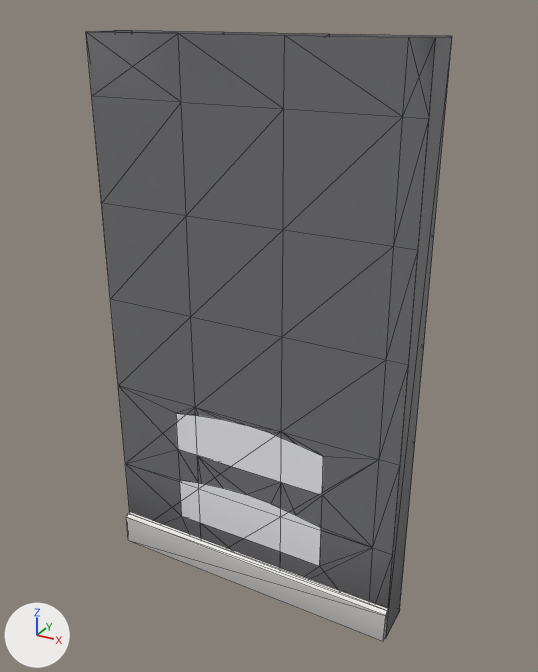
One commit to the glTF model assets/models/crypt/kit/grav/grav_vegg_b.glb: the scene before it, then after it.
Before and after are seen from a 50 mm camera at (3.29, -5.91, 5.74) aimed at (0.11, -0.13, 2.84). Arrows for +X, +Y and +Z are at lower left; the lights stay in place. The picture after the commit comes second. Mesh edges are drawn as thin lines. Vertices at exactly the same position are counted once.

The first picture shows 'far', 'grav_vegg_b'.
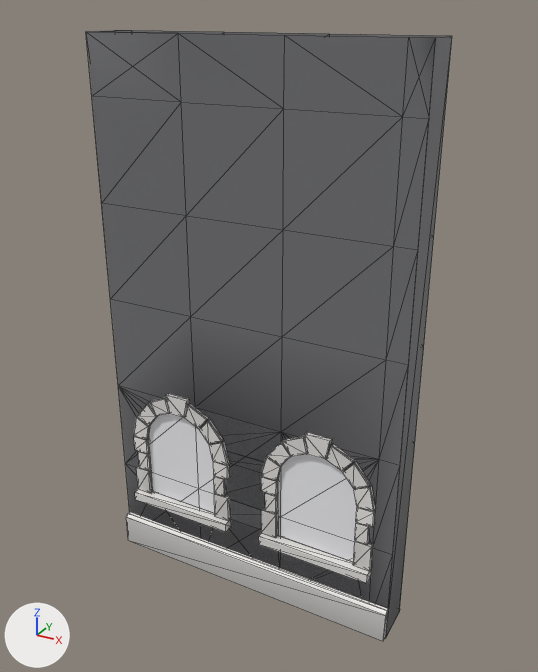
Where the change shows, as pixel boxes (x1, y1, x2, y2) in the pictures (538 x 672 px):
part 1 of me_grav_vegg_b, built on
    before: (118, 386, 379, 568)
    after: (118, 386, 379, 584)
part 2 of me_grav_vegg_b, recoloured
    both: (132, 351, 382, 601)

Patch to the scene script:
```diff
--- a/assets/models/crypt/kit/grav/grav_vegg_b.glb.py
+++ b/assets/models/crypt/kit/grav/grav_vegg_b.glb.py
@@ mat_layer_crypt_wall_niche @@
+mat_layer_crypt_wall_niche = bpy.data.materials.new('layer_crypt_wall.niche')
+# nodes: BsdfPrincipled, Mix, OutputMaterial, VertexColor
+# colours: grey #adacb1, mixed with the vertex colours
@@ mat_layer_plaster_old_mortar @@
+mat_layer_plaster_old_mortar = bpy.data.materials.new('layer_plaster_old.mortar')
+# nodes: BsdfPrincipled, Mix, OutputMaterial, VertexColor
+# colours: grey #8b8986, mixed with the vertex colours
@@ me_grav_vegg_b @@
 # used by ob_grav_vegg_b; location = (0.0, 0.0, 0.0)
-me_grav_vegg_b.from_pydata(...)  # 152 vertices, 226 faces; spans x -1.6..1.6, y -0.47..0.04, z -0.05..5.55
+me_grav_vegg_b.from_pydata(...)  # 416 vertices, 552 faces; spans x -1.6..1.6, y -0.51..0.0, z -0.05..5.55
+# me_grav_vegg_b part 1: 16 vertices moved from x -0.85..0.85, y -0.4..-0.1, z 0.55..1.96 to x -1.23..1.23, y -0.4..-0.1, z 0.75..1.88; 30 vertices removed from x -0.85..0.85, y -0.4..-0.1, z 0.55..1.96; 312 vertices added at x -1.4..1.4, y -0.51..-0.1, z 0.65..2.08
+# me_grav_vegg_b part 2: 31 kept faces spanning x -1.6..1.6, y -0.4..-0.1, z -0.05..3.0 get new vertex colours
+# other edits to the shape of me_grav_vegg_b do not show in these pictures
 me_grav_vegg_b.materials.append(mat_layer_crypt_wall)
-me_grav_vegg_b.materials.append(mat_layer_crypt_wall_wall_dark)
-me_grav_vegg_b.materials.append(mat_layer_ossuary)
 me_grav_vegg_b.materials.append(mat_layer_crypt_wall_dressed)
-me_grav_vegg_b.materials.append(mat_layer_grave_slab)
+me_grav_vegg_b.materials.append(mat_layer_crypt_wall_niche)
+me_grav_vegg_b.materials.append(mat_layer_plaster_old_mortar)
```
